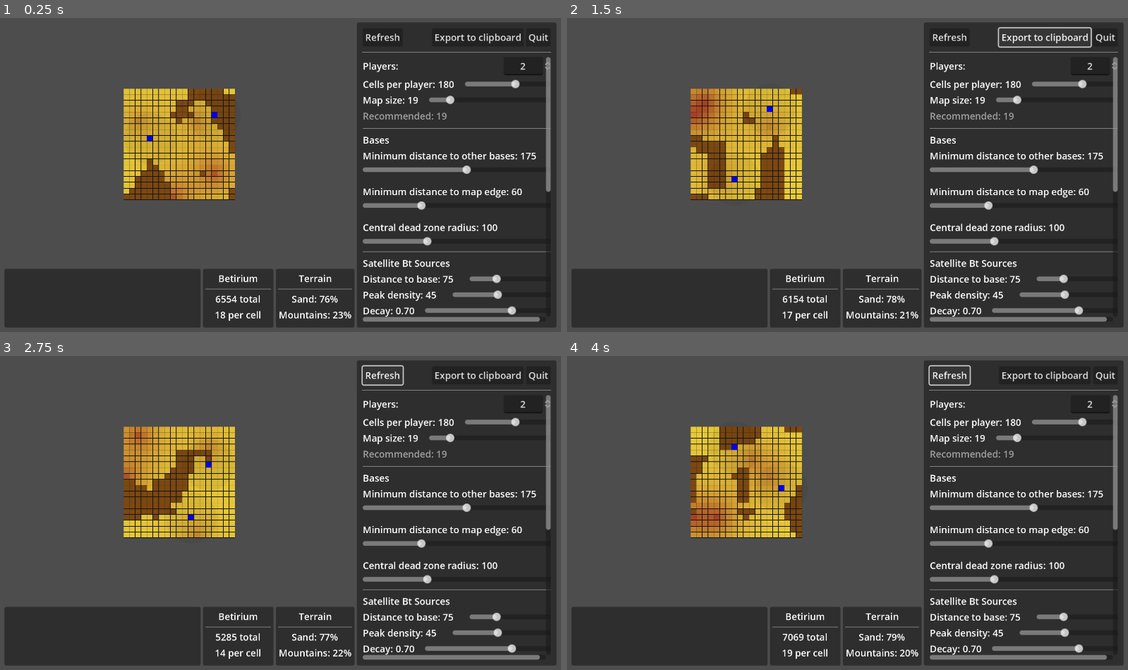
Above: before the commit, frames 1-4 (two rows, left to right).
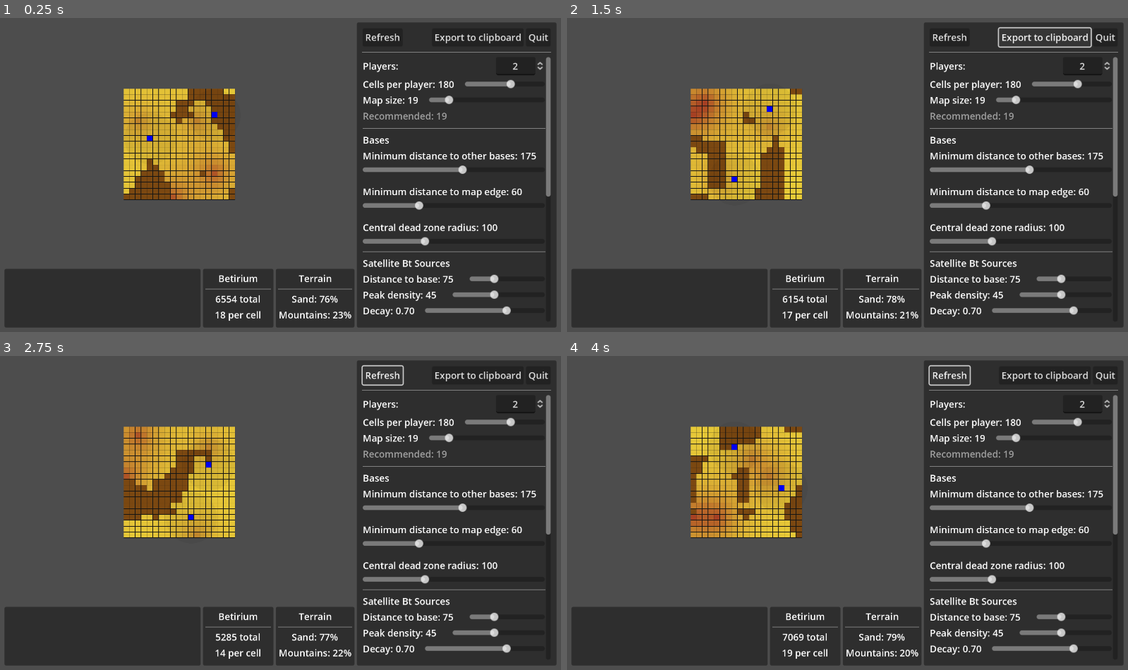
Above: after the commit, the same moments.

Repository: wadcom/kisarra-mapgen
Game: Godot game, scene res://main.tscn
Same seed, same stepped clock (60 frames per second), same inputs: the game is played once before the commit and once after it.
Inputs:
- Up to frame 1 (0.25 s): no input
- Up to frame 2 (1.5 s): click "Refresh" at 0.5 s; click "Export to clipboard" at 1.25 s
- Up to frame 3 (2.75 s): click "Refresh" at 2 s
- Up to frame 4 (4 s): click "Export to clipboard" at 2.75 s; click "Refresh" at 3.5 s

The runs differ from the first frame. In frame 1, 0.8% of the frame differs, in the area x 64-99%, y 13-97%; in frame 2, 0.8%; in frame 3, 0.8%; in frame 4, 0.8%.

Commit message:
Theme Spinners to be narrower

Diff:
--- /dev/null
+++ b/main_theme.tres
@@ -0,0 +1,4 @@
+[gd_resource type="Theme" format=3 uid="uid://bv58i8ec478w2"]
+
+[resource]
+LineEdit/constants/minimum_character_width = 2
--- a/side_panel/mountains_settings.tscn
+++ b/side_panel/mountains_settings.tscn
@@ -1,6 +1,7 @@
-[gd_scene load_steps=2 format=3 uid="uid://dk4mfhpnkvxup"]
+[gd_scene load_steps=3 format=3 uid="uid://dk4mfhpnkvxup"]
 
 [ext_resource type="Script" path="res://side_panel/mountains_settings.gd" id="1_miht6"]
+[ext_resource type="Theme" uid="uid://bv58i8ec478w2" path="res://main_theme.tres" id="2_h6t42"]
 
 [node name="MountainsSettings" type="VBoxContainer"]
 custom_minimum_size = Vector2(300, 2.08165e-12)
@@ -73,15 +74,15 @@
 
 [node name="Enabled1" type="CheckBox" parent="OctavesSettings"]
 layout_mode = 2
-size_flags_horizontal = 4
+size_flags_horizontal = 0
 
 [node name="Enabled2" type="CheckBox" parent="OctavesSettings"]
 layout_mode = 2
-size_flags_horizontal = 4
+size_flags_horizontal = 0
 
 [node name="Enabled3" type="CheckBox" parent="OctavesSettings"]
 layout_mode = 2
-size_flags_horizontal = 4
+size_flags_horizontal = 0
 
 [node name="SizeLabel" type="Label" parent="OctavesSettings"]
 layout_mode = 2
@@ -90,6 +91,7 @@
 [node name="Size1" type="SpinBox" parent="OctavesSettings"]
 layout_mode = 2
 size_flags_horizontal = 4
+theme = ExtResource("2_h6t42")
 min_value = 1.0
 max_value = 64.0
 value = 1.0
@@ -98,6 +100,7 @@
 [node name="Size2" type="SpinBox" parent="OctavesSettings"]
 layout_mode = 2
 size_flags_horizontal = 4
+theme = ExtResource("2_h6t42")
 min_value = 1.0
 max_value = 64.0
 value = 1.0
@@ -106,6 +109,7 @@
 [node name="Size3" type="SpinBox" parent="OctavesSettings"]
 layout_mode = 2
 size_flags_horizontal = 4
+theme = ExtResource("2_h6t42")
 min_value = 1.0
 max_value = 64.0
 value = 1.0
@@ -119,6 +123,7 @@
 [node name="Weight1" type="SpinBox" parent="OctavesSettings"]
 layout_mode = 2
 size_flags_horizontal = 4
+theme = ExtResource("2_h6t42")
 min_value = 1.0
 max_value = 10.0
 value = 1.0
@@ -127,6 +132,7 @@
 [node name="Weight2" type="SpinBox" parent="OctavesSettings"]
 layout_mode = 2
 size_flags_horizontal = 4
+theme = ExtResource("2_h6t42")
 min_value = 1.0
 max_value = 10.0
 value = 1.0
@@ -135,6 +141,7 @@
 [node name="Weight3" type="SpinBox" parent="OctavesSettings"]
 layout_mode = 2
 size_flags_horizontal = 4
+theme = ExtResource("2_h6t42")
 min_value = 1.0
 max_value = 10.0
 value = 1.0
